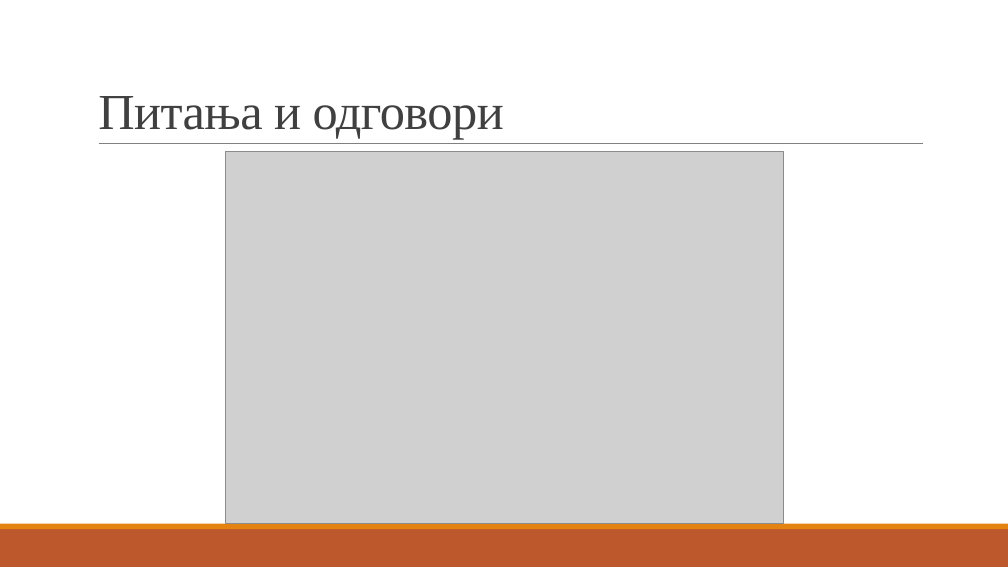
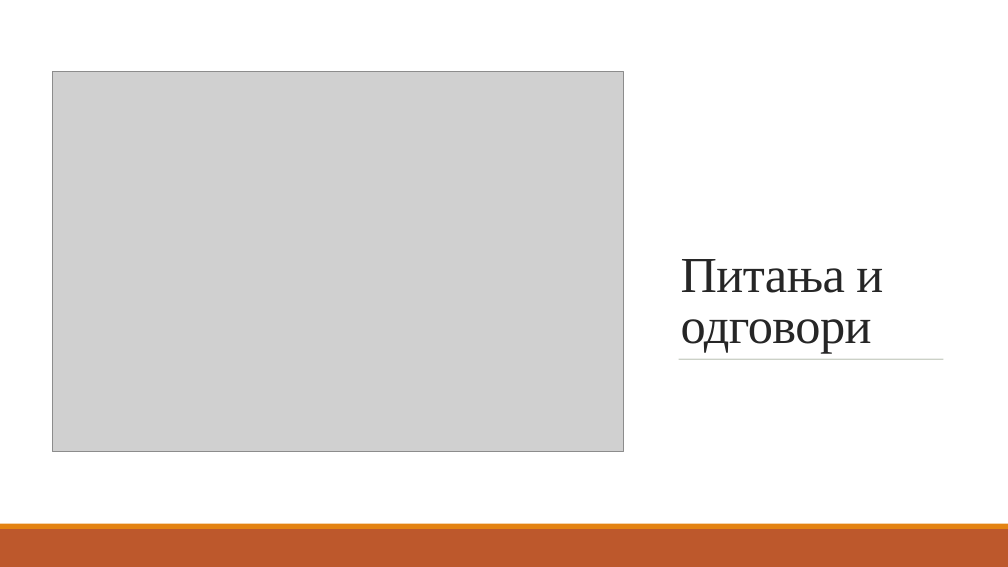
Before and after one commit to ChaosNik/Predicting-the-number-of-people-in-a-room, a slide deck: slide 16 of Presentation/Razvoj rješenja za predviđanje broja osoba u prostoriji.pptx. Drawn at 1008x567 pixels with LibreOffice and Linux fonts; fonts in the diff are those of the drawing; grey boxes stand for pictures. Boxes give left, top, right and bottom in pixels: in the first picture for what was removed or moved away, otherwise in the second. Text is boxed around its words. In the diff, an @@ line names an element or a change of style, - is before the commit and + after.

```diff
--- a/Presentation/Razvoj rješenja za predviđanje broja osoba u prostoriji.pptx
+++ b/Presentation/Razvoj rješenja za predviđanje broja osoba u prostoriji.pptx
@@ rectangle added at (x1=0, y1=0, x2=1008, y2=524), fill #FFFFFF @@
@@ title "Питања и одговори" moved from (x1=98, y1=96, x2=504, y2=140) to (x1=681, y1=259, x2=883, y2=354) @@
@@ title "Питања и одговори" at (x1=681, y1=259, x2=883, y2=354): text colour #404040 to #262626 @@
@@ picture resized from (x1=225, y1=151, x2=783, y2=523) to (x1=52, y1=72, x2=624, y2=452) @@
@@ line removed from (99, 144) to (923, 144) @@
@@ line added from (679, 359) to (944, 359), #637052 0.5 pt @@
@@ rectangle removed at (x1=0, y1=524, x2=1008, y2=529) @@
@@ rectangle added at (x1=0, y1=524, x2=1008, y2=529), fill #E48312 @@
```
Also in this commit, not shown: 2 other slides changed, 2 other files.
